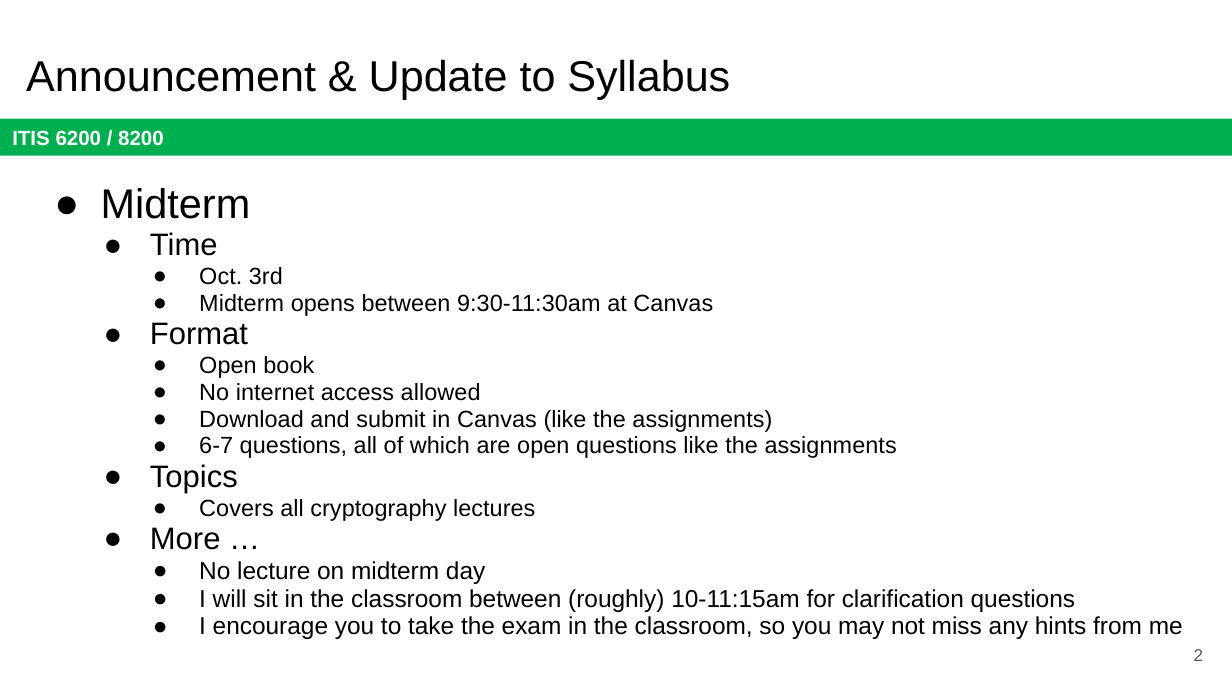
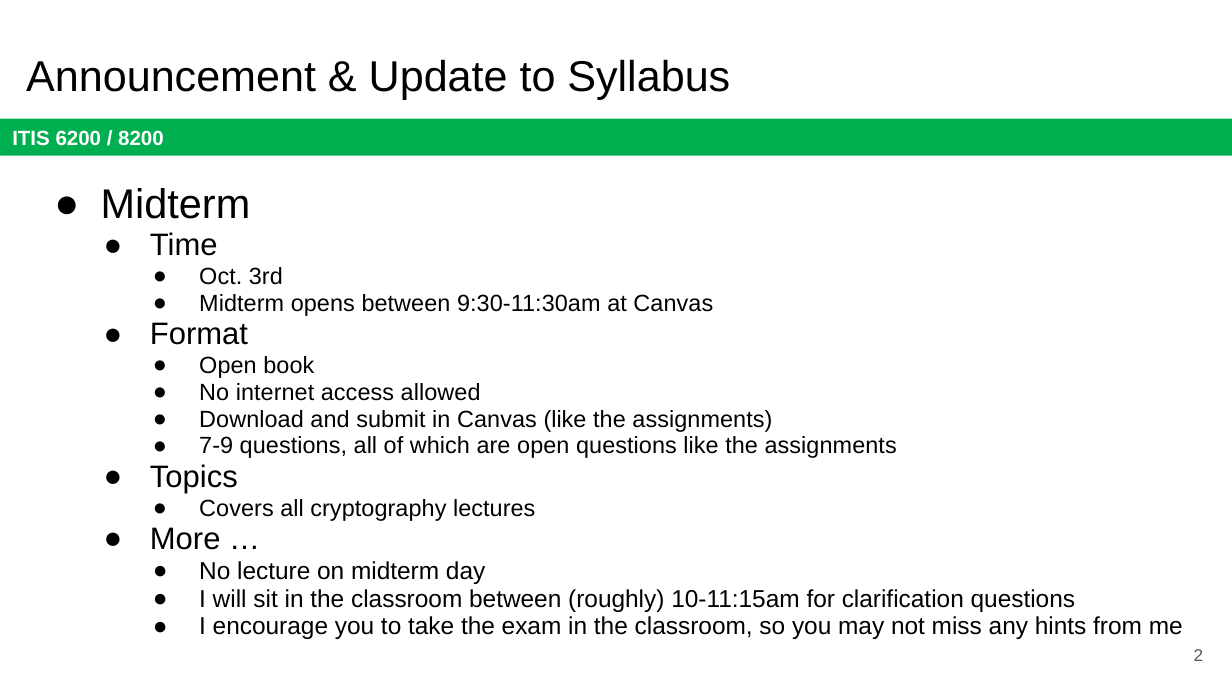
Before and after one commit to jx5c/github.io, a slide deck: slide 2 of teaching/ITIS6200/2023fa/lectures/Syllabus.update.pptx. Drawn at 1232x693 pixels with LibreOffice and Linux fonts; fonts in the diff are those of the drawing. Boxes give left, top, right and bottom in pixels: in the first picture for what was removed or moved away, otherwise in the second. Text is boxed around its words. In the diff, an @@ line names an element or a change of style, - is before the commit and + after.

```diff
--- a/teaching/ITIS6200/2023fa/lectures/Syllabus.update.pptx
+++ b/teaching/ITIS6200/2023fa/lectures/Syllabus.update.pptx
@@ text at [199,436,897,458]: text changed @@
-    ● 6-7 questions, all of which are open questions like the assignments
+    ● 7-9 questions, all of which are open questions like the assignments
```
Also in this commit, not shown: 3 other files.
